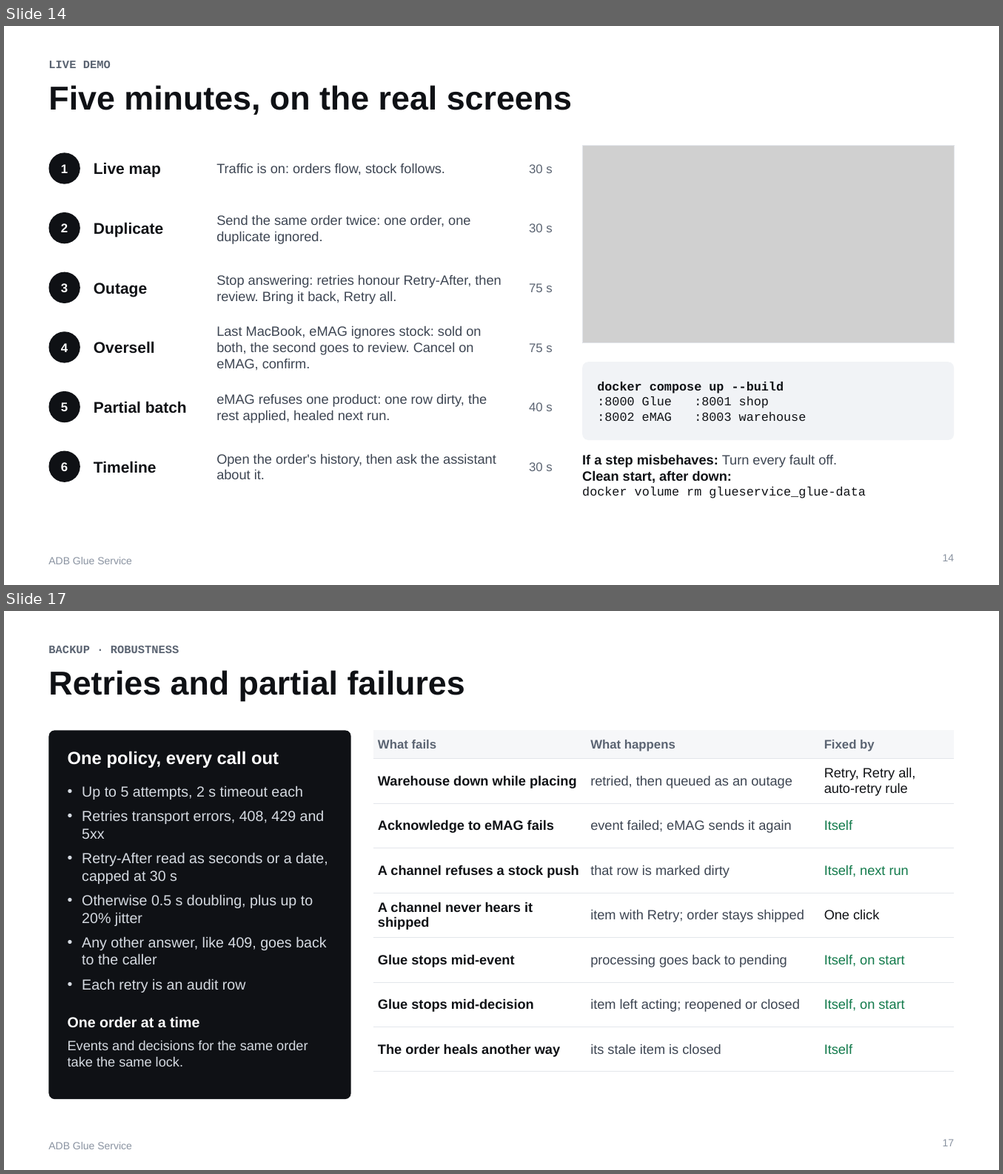
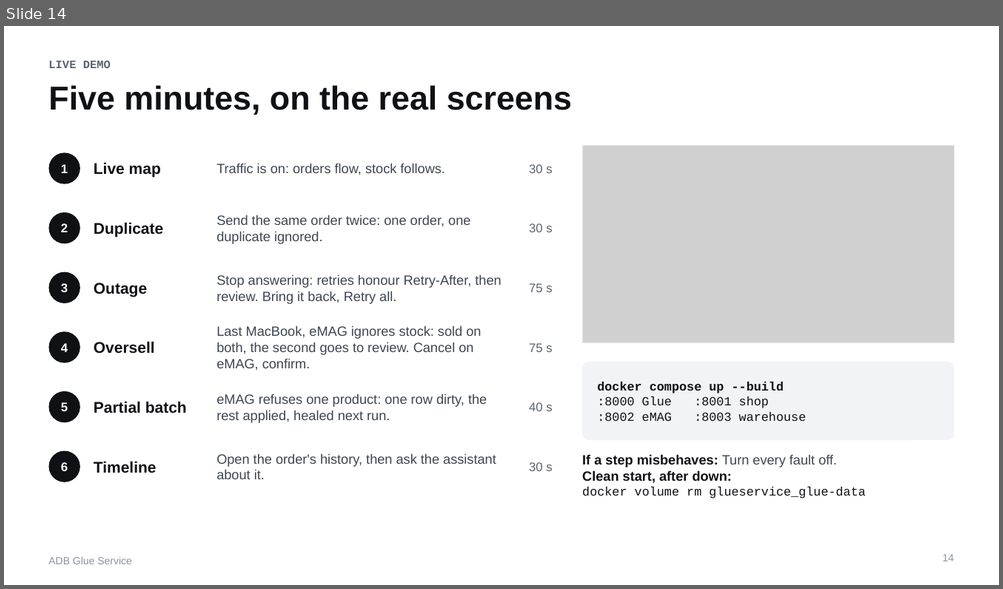
Before and after one commit to PantelimonGulie/adb-glue-service, a slide deck: docs/presentation/ADB-Glue-Service.pptx. Shown one above the other, each under a label of ours: slides 14 and 17 before the commit, slide 14 after it; the slides between them are not shown. The pictures are 1003x1174 and 1003x589 pixels, drawn with LibreOffice and Linux fonts; fonts in the diff are those of the drawing; grey boxes stand for pictures. Boxes give left, top, right and bottom in pixels: in the first picture for what was removed or moved away, otherwise in the second. Text is boxed around its words. In the diff, an @@ line names an element or a change of style, - is before the commit and + after.

```diff
--- a/docs/presentation/ADB-Glue-Service.pptx
+++ b/docs/presentation/ADB-Glue-Service.pptx
@@ slide 17 removed at bbox=[4, 611, 999, 1170], background #FFFFFF; not listed: 1 template element that a slide beside it also shows @@
@@ text removed at bbox=[48, 645, 179, 653] @@
-BACKUP · ROBUSTNESS
@@ title removed at bbox=[48, 670, 465, 701] @@
-Retries and partial failures
@@ rounded rectangle removed at bbox=[48, 730, 351, 1099] @@
@@ table removed at bbox=[373, 730, 954, 1072], 8 rows, 3 columns @@
-What fails | What happens | Fixed by
-Warehouse down while placing | retried, then queued as an outage | Retry, Retry all, auto-retry rule
-Acknowledge to eMAG fails | event failed; eMAG sends it again | Itself
-A channel refuses a stock push | that row is marked dirty | Itself, next run
-A channel never hears it shipped | item with Retry; order stays shipped | One click
-Glue stops mid-event | processing goes back to pending | Itself, on start
-Glue stops mid-decision | item left acting; reopened or closed | Itself, on start
-The order heals another way | its stale item is closed | Itself
@@ text removed at bbox=[68, 751, 279, 768] @@
-One policy, every call out
@@ text removed at bbox=[82, 810, 328, 993] @@
-• Up to 5 attempts, 2 s timeout each
-• Retries transport errors, 408, 429 and 5xx
-• Retry-After read as seconds or a date, capped at 30 s
-• Otherwise 0.5 s doubling, plus up to 20% jitter
-• Any other answer, like 409, goes back to the caller
-• Each retry is an audit row
@@ text removed at bbox=[68, 1017, 199, 1028] @@
-One order at a time
@@ text removed at bbox=[68, 1040, 307, 1067] @@
-Events and decisions for the same order take the same lock.
@@ page number removed at bbox=[942, 1139, 954, 1147] @@
-17
```
Also in this commit, not shown: 1 slide changed, 12 other slides removed, 1 other file.
